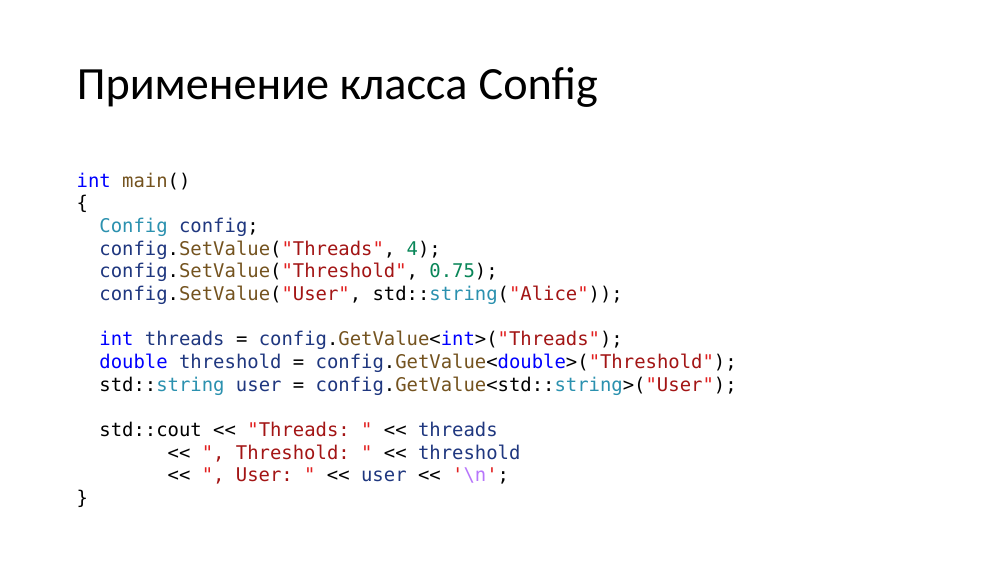
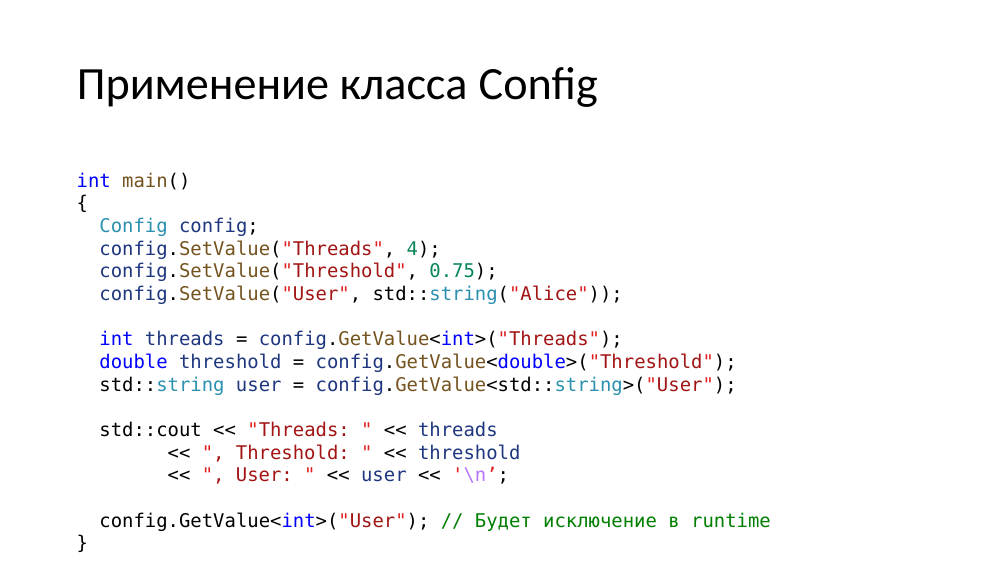
Before and after one commit to alexey-malov/oop, a slide deck: slide 44 of lectures/06/Обобщенное программирование, шаблоны.pptx (slide 37 before the commit). Drawn at 1008x567 pixels with LibreOffice and Linux fonts; fonts in the diff are those of the drawing. Boxes give left, top, right and bottom in pixels: in the first picture for what was removed or moved away, otherwise in the second. Text is boxed around its words. In the diff, an @@ line names an element or a change of style, - is before the commit and + after.

```diff
--- a/lectures/06/Обобщенное программирование, шаблоны.pptx
+++ b/lectures/06/Обобщенное программирование, шаблоны.pptx
@@ text at (99,466,771,531): text changed @@
-<< ", User: " << user << '\n';
+<< ", User: " << user << '\n’;
+config.GetValue<int>("User"); // Будет исключение в runtime
```
Also in this commit, not shown: 12 other slides changed, 7 slides added, 4 slides removed.
